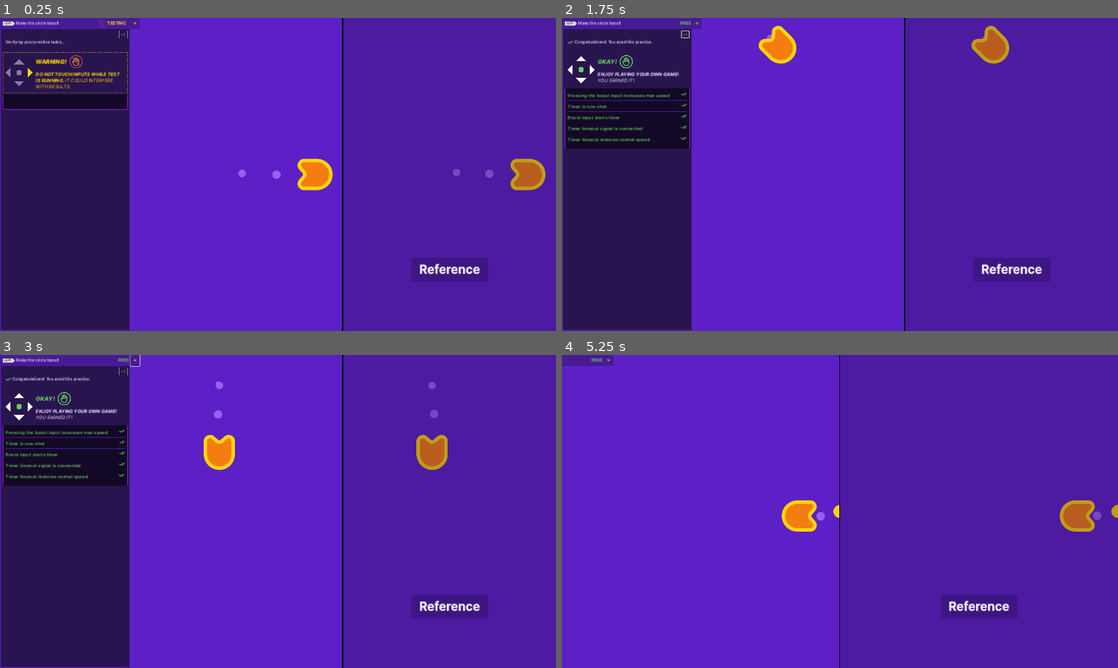
Above: before the commit, frames 1-4 (two rows, left to right).
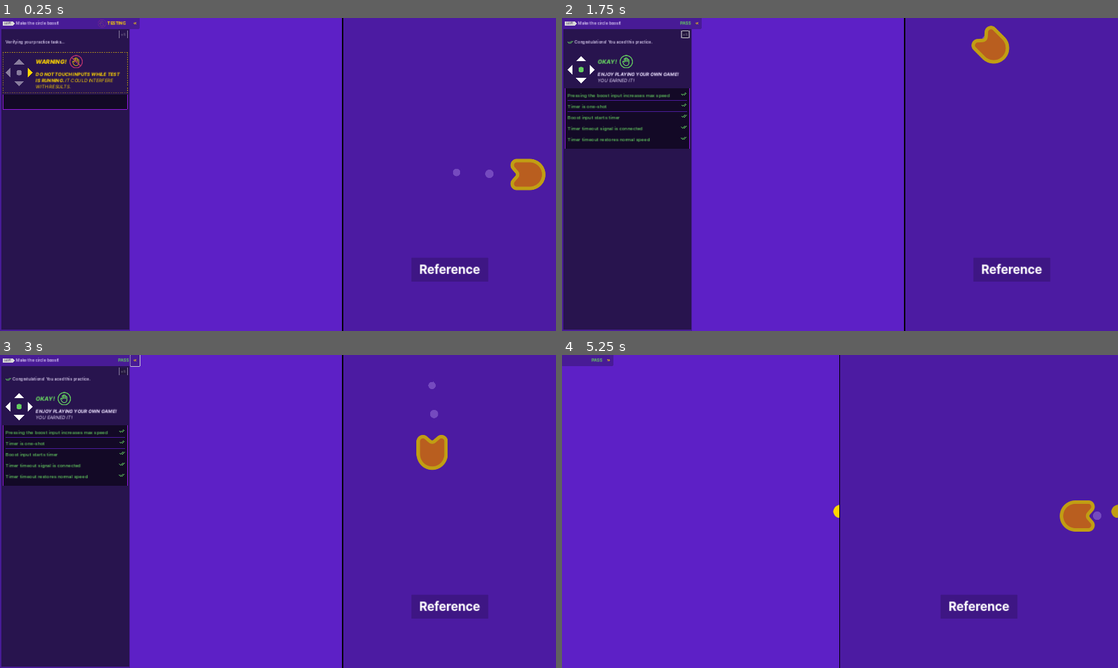
Above: after the commit, the same moments.

Repository: cmacht/gdquest
Game: Godot game, scene res://practices/L4.P1.boosting_circle/boosting_circle.tscn
Two runs of this game, one before a commit and one after it. Both use one fixed random seed, a clock stepped at 60 frames per second and the inputs below. This scene is started directly instead of the project's main scene.
Inputs (mouse positions are in pixels of both pictures, inside the frame that each line leads up to):
- Up to frame 1 (0.25 s): no input
- Up to frame 2 (1.75 s): tap Enter at 0.5 s; move the mouse to (962, 158) at 0.52 s; hold D (move_right) 0.53-1.25 s; tap Space (boost) at 0.6 s; click (962, 158) at 0.67 s; click "x5" at 1.25 s
- Up to frame 3 (3 s): click (133, 361) at 2 s; tap Space (boost) at 2.75 s; move the mouse to (166, 527) at 2.77 s; hold S (move_down) from 2.78 s (still down); tap Z at 2.85 s
- Up to frame 4 (5.25 s): move the mouse to (895, 442) at 3.52 s; release S (move_down) at 3.53 s; hold D (move_right) 3.53-4.28 s; tap Enter at 3.6, 5 s; move the mouse to (812, 574) at 4.27 s; hold W (move_up) 4.28-5.03 s; tap F at 4.35 s; click (812, 574) at 4.42 s; move the mouse to (1006, 558) at 5.02 s; hold A (move_left) from 5.03 s (still down); tap Space (boost) at 5.1 s

The runs differ from the first frame. In frame 1, 0.6% of the frame differs, in the area x 42-60%, y 44-56%; in frame 2, 0.6%; in frame 3, 0.6%; in frame 4, 0.6%.

Commit message:
add smooth steering

Diff:
--- a/M4 To Space and Beyond/lessons/ship.gd
+++ b/M4 To Space and Beyond/lessons/ship.gd
@@ -4,6 +4,7 @@
 var max_speed := normal_speed
 var boost_speed := 1500.0
 var velocity := Vector2(0, 0)
+var steering_factor := 10.0
 
 func _process(delta: float) -> void:
 	# var direction := Input.get_vector("move_left", "move_right", "move_up", "move_down")
@@ -18,7 +19,9 @@
 		max_speed = boost_speed
 		get_node('Timer').start()
 
-	velocity = direction * max_speed
+	var desired_velocity := max_speed * direction
+	var steering_vector := desired_velocity - velocity
+	velocity += steering_vector * steering_factor * delta
 	position += velocity * delta
 
 	if direction.length() > 0.0:
--- a/M4 To Space and Beyond/practices/L4.P1.boosting_circle/boosting_circle.gd
+++ b/M4 To Space and Beyond/practices/L4.P1.boosting_circle/boosting_circle.gd
@@ -2,9 +2,10 @@
 
 var boost_speed := 1200.0
 var normal_speed := 600.0
-
 var max_speed := normal_speed
 var velocity := Vector2(0, 0)
+var steering_factor := 10.0
+
 
 
 func _process(delta: float) -> void:
@@ -19,7 +20,9 @@
 		max_speed = boost_speed
 		get_node('Timer').start()
 
-	velocity = direction * max_speed
+	var desired_velocity := max_speed * direction
+	var steering_vector := desired_velocity - velocity
+	velocity += steering_vector * steering_factor * max_speed
 	position += velocity * delta
 	if direction.length() > 0.0:
 		rotation = velocity.angle()
Not shown, changed: README.md
